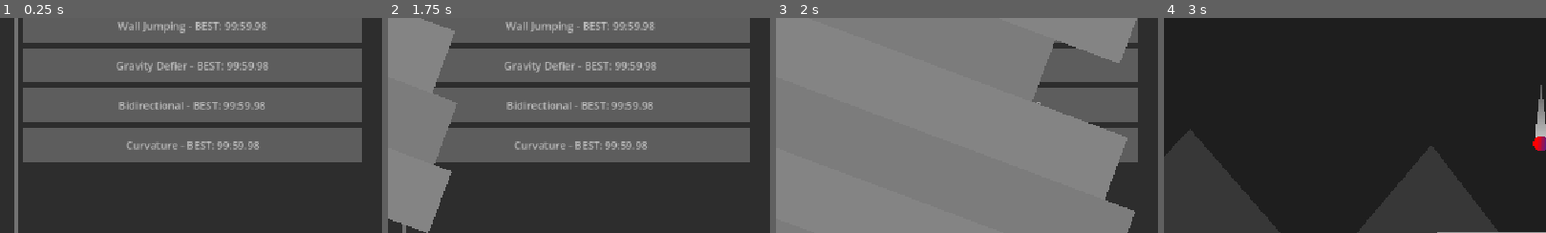
Above: before the commit, frames 1-4 (left to right).
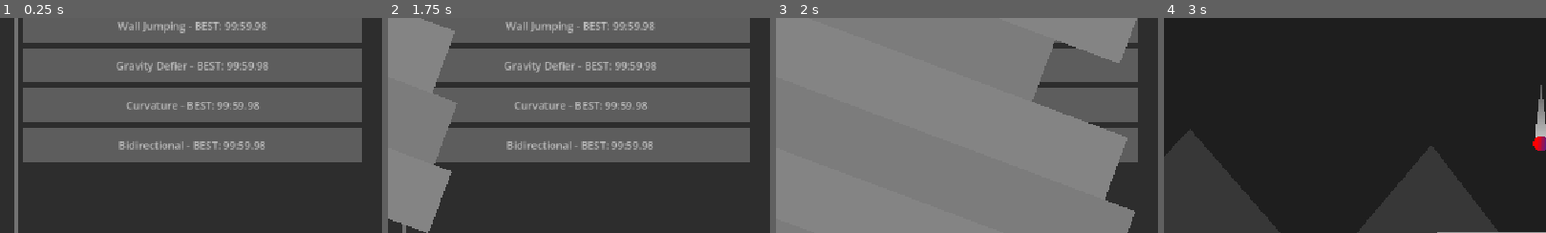
Above: after the commit, the same moments.

Repository: appellatebaton0/wierd-jam
Game: Godot game, scene res://Scenes/Main.tscn
The game is run twice, just before and just after one commit, with the same random seed, the same clock (stepped at 60 frames per second) and the same inputs.
Inputs:
- Up to frame 1 (0.25 s): no input
- Up to frame 2 (1.75 s): click "Introduction - BEST: 99:59.98" at 0.5 s; click "PLAY" at 1.25 s
- Up to frame 3 (2 s): no input
- Up to frame 4 (3 s): click "PLAY" at 2 s; tap Space (Jump) at 2.75 s; hold W from 2.78 s (still down)
The pictures show only the part of the screen within x 1-51%, y 16-66%; the shares and areas given below are measured in that part.

The runs differ from the first frame. In frame 1, 1.4% of the frame differs, in the area x 31-70%, y 39-62%; in frame 2, 1.4%; in frame 3, less than 0.1%; in frame 4, nothing differs.

Commit message:
h15.8 - More Playtesting; Curvature Done
Did a lot more playtesting, and finished the Curvature level.

Diff:
--- a/Scenes/Levels/Curvature.tscn
+++ b/Scenes/Levels/Curvature.tscn
@@ -5,7 +5,7 @@
 [ext_resource type="PackedScene" uid="uid://c8owosjuwdc1g" path="res://Scenes/MediumRail.tscn" id="3_7o0bt"]
 
 [node name="Level" unique_id=1515485159 instance=ExtResource("1_d8lem")]
-index = 5
+index = 3
 
 [node name="Player" parent="." index="5" unique_id=993666105]
 position = Vector2(-263, -182.00006)
@@ -83,6 +83,10 @@
 position = Vector2(285, 736)
 rotation = 0.109984174
 
-[node name="MediumRail7" parent="." index="27" unique_id=99596974 instance=ExtResource("3_7o0bt")]
-position = Vector2(547.00006, -1047)
-rotation = 0.46212757
+[node name="LongRail10" parent="." index="27" unique_id=41721441 instance=ExtResource("2_aus6k")]
+position = Vector2(570, -1065)
+rotation = 0.40214676
+
+[node name="LongRail15" parent="." index="28" unique_id=1240439462 instance=ExtResource("2_aus6k")]
+position = Vector2(295, -1318.0001)
+rotation = 2.8809845
